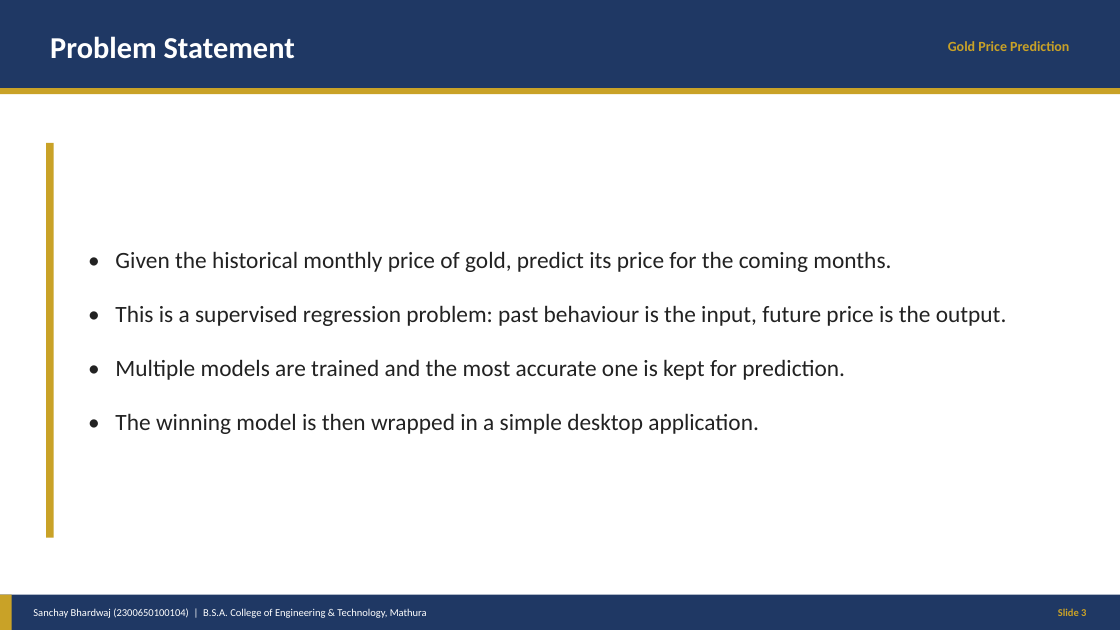
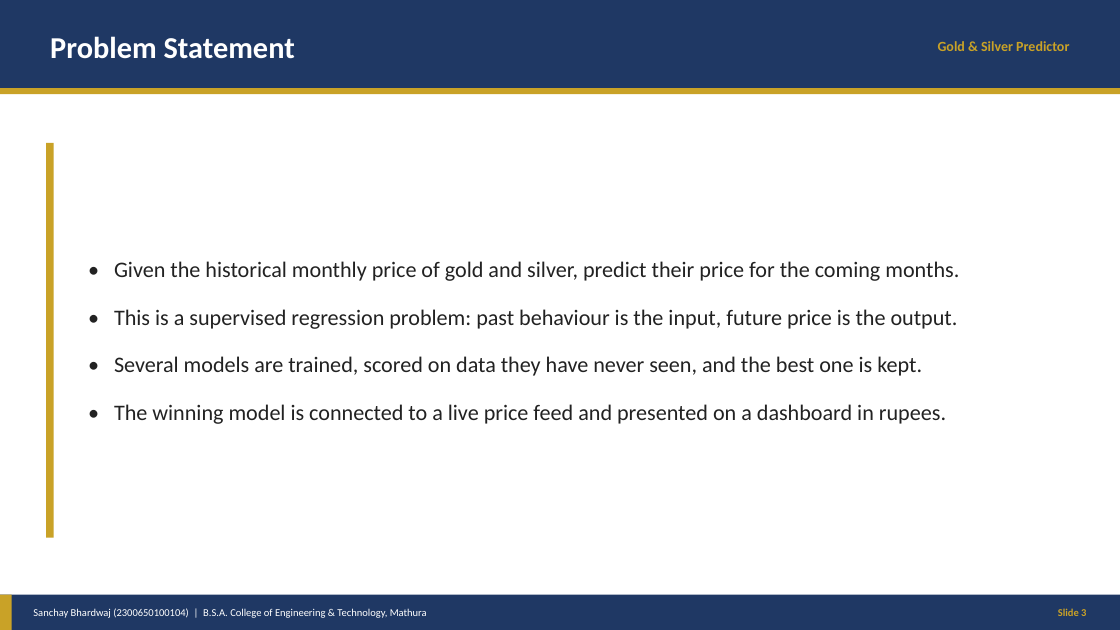
Before and after one commit to sanchaybhardwaj411-alt/gold-price-prediction, a slide deck: slide 3 of docs/Gold-Price-Prediction-Presentation.pptx. Drawn at 1120x630 pixels with LibreOffice and Linux fonts; fonts in the diff are those of the drawing. Boxes give left, top, right and bottom in pixels: in the first picture for what was removed or moved away, otherwise in the second. Text is boxed around its words. In the diff, an @@ line names an element or a change of style, - is before the commit and + after.

Commit message:
Replace the desktop GUI with a live gold + silver web dashboard
The Tkinter window was hard to read and only knew about gold. The new
dashboard fetches real prices from public APIs, converts them to rupees
per gram and per kg, and forecasts 12 months for both metals starting
from today's live price instead of the end of the training file.

```diff
--- a/docs/Gold-Price-Prediction-Presentation.pptx
+++ b/docs/Gold-Price-Prediction-Presentation.pptx
@@ text at (938,41,1069,51): text changed @@
-Gold Price Prediction
+Gold & Silver Predictor
@@ text at (114,261,959,281): text changed; size 20 to 19 pt @@
-• Given the historical monthly price of gold, predict its price for the coming months.
+• Given the historical monthly price of gold and silver, predict their price for the coming months.
@@ text at (114,309,958,329): size 20 to 19 pt in "• This is a supervised regression problem: ..."; less space between paragraphs @@
@@ text at (114,356,946,424): text changed; size 20 to 19 pt @@
-• Multiple models are trained and the most accurate one is kept for prediction.
-• The winning model is then wrapped in a simple desktop application.
+• Several models are trained, scored on data they have never seen, and the best one is kept.
+• The winning model is connected to a live price feed and presented on a dashboard in rupees.
```
Also in this commit, not shown: 11 other slides changed, 2 slides added, 21 other files.
